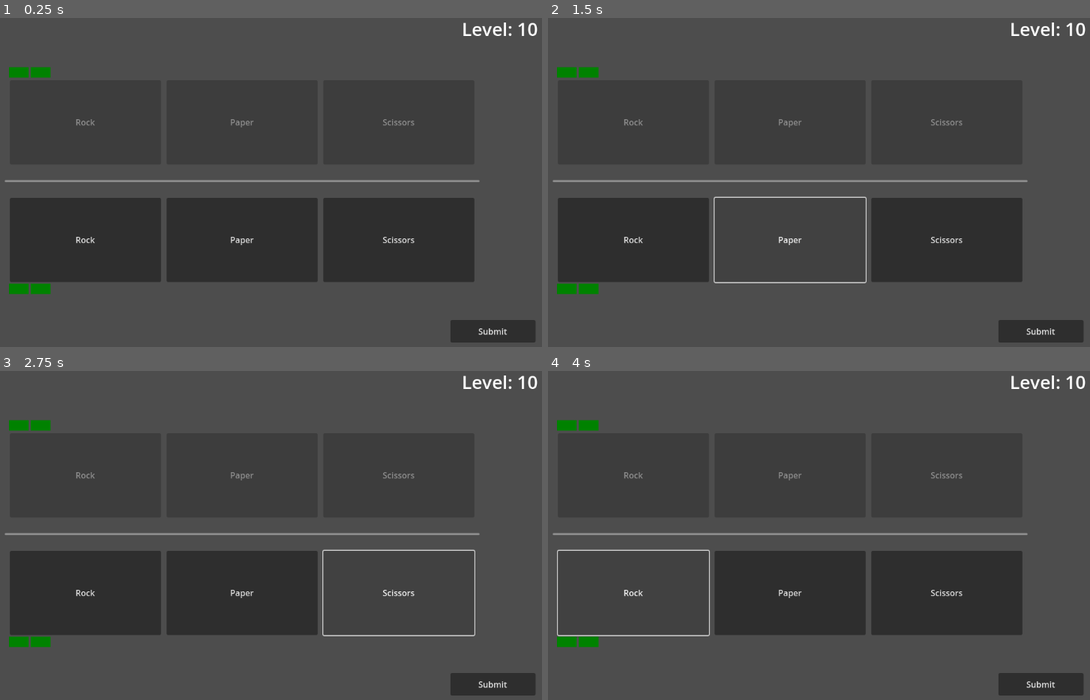
Above: before the commit, frames 1-4 (two rows, left to right).
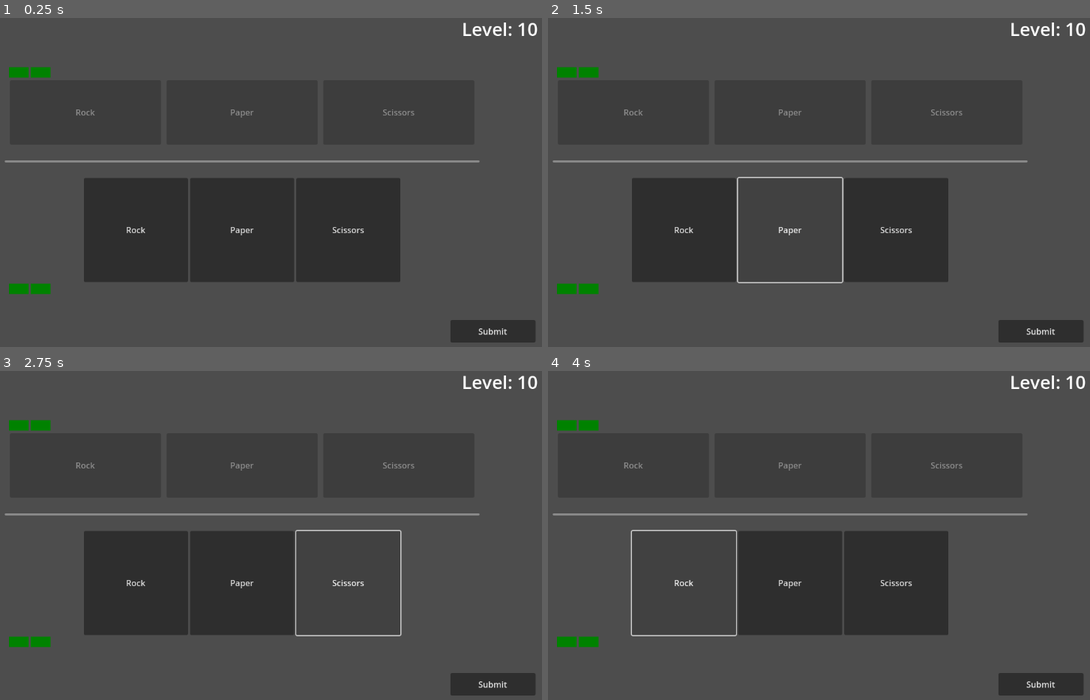
Above: after the commit, the same moments.

Repository: RemediaV/RPSProject
Game: Godot game, scene res://Scenes/BattleScene.tscn
Two runs of this game, one before a commit and one after it. Both use one fixed random seed, a clock stepped at 60 frames per second and the inputs below.
Inputs:
- Up to frame 1 (0.25 s): no input
- Up to frame 2 (1.5 s): click "Rock" at 0.5 s; click "Paper" at 1.25 s
- Up to frame 3 (2.75 s): click "Scissors" at 2 s
- Up to frame 4 (4 s): click "Submit" at 2.75 s; click "Rock" at 3.5 s

The runs differ from the first frame. In frame 1, 12% of the frame differs, in the area x 0-89%, y 27-81%; in frame 2, 12%; in frame 3, 8.1%; in frame 4, 8.1%.

Commit message:
Adding Player Logic
Not a whole lot of time today, made time make a player scene and game master node for control. Coded player logic
+Added Player Scene and Script
+Added game master node
+Reworked formatting in the way the player buttons are displayed.
+Added scripts to store a selected input 
+Added script to store selected input as submitted once the submit button is pressed.

Diff:
--- a/Scenes/BattleScene.tscn
+++ b/Scenes/BattleScene.tscn
@@ -1,4 +1,7 @@
-[gd_scene load_steps=2 format=3 uid="uid://diebh02lc8gor"]
+[gd_scene load_steps=4 format=3 uid="uid://diebh02lc8gor"]
+
+[ext_resource type="PackedScene" uid="uid://bhknls0v2kyts" path="res://Scenes/player.tscn" id="1_12f34"]
+[ext_resource type="Script" uid="uid://b34q2gwoubj1j" path="res://Scripts/game_master.gd" id="2_hip74"]
 
 [sub_resource type="StyleBoxEmpty" id="StyleBoxEmpty_mgnae"]
 
@@ -56,32 +59,9 @@
 value = 100.0
 show_percentage = false
 
-[node name="Player" type="MarginContainer" parent="RPSField/Seperator"]
+[node name="Player" parent="RPSField/Seperator" instance=ExtResource("1_12f34")]
+unique_name_in_owner = true
 layout_mode = 2
-size_flags_vertical = 3
-theme_override_constants/margin_left = 10
-theme_override_constants/margin_top = 10
-theme_override_constants/margin_right = 10
-theme_override_constants/margin_bottom = 10
-
-[node name="PlayerRPSSeperator" type="HBoxContainer" parent="RPSField/Seperator/Player"]
-layout_mode = 2
-theme_override_constants/separation = 11
-
-[node name="Rock" type="Button" parent="RPSField/Seperator/Player/PlayerRPSSeperator"]
-layout_mode = 2
-size_flags_horizontal = 3
-text = "Rock"
-
-[node name="Paper" type="Button" parent="RPSField/Seperator/Player/PlayerRPSSeperator"]
-layout_mode = 2
-size_flags_horizontal = 3
-text = "Paper"
-
-[node name="Scissors" type="Button" parent="RPSField/Seperator/Player/PlayerRPSSeperator"]
-layout_mode = 2
-size_flags_horizontal = 3
-text = "Scissors"
 
 [node name="LevelIndicator" type="RichTextLabel" parent="."]
 offset_left = 976.0
@@ -127,6 +107,7 @@
 color = Color(0, 0.50980395, 0, 1)
 
 [node name="Submit" type="Button" parent="."]
+unique_name_in_owner = true
 offset_left = 976.0
 offset_top = 592.0
 offset_right = 1139.5565
@@ -134,3 +115,7 @@
 theme_override_styles/focus = SubResource("StyleBoxEmpty_mgnae")
 text = "Submit
 "
+
+[node name="GameMaster" type="Node" parent="."]
+unique_name_in_owner = true
+script = ExtResource("2_hip74")
--- /dev/null
+++ b/Scenes/RPSCompnents/papercomponent.tscn
@@ -0,0 +1,5 @@
+[gd_scene format=3 uid="uid://y5t15ysnhgmt"]
+
+[node name="PaperComponent" type="Button"]
+custom_minimum_size = Vector2(200, 200)
+text = "Paper"
--- /dev/null
+++ b/Scenes/RPSCompnents/rockcomponent.tscn
@@ -0,0 +1,8 @@
+[gd_scene load_steps=2 format=3 uid="uid://ce131iq7dexgd"]
+
+[ext_resource type="Script" uid="uid://ctoirifiyl7bg" path="res://Scripts/RPSComponentClasses/rockcomponent.gd" id="1_nqi48"]
+
+[node name="RockComponent" type="Button"]
+custom_minimum_size = Vector2(200, 200)
+text = "Rock"
+script = ExtResource("1_nqi48")
--- /dev/null
+++ b/Scenes/RPSCompnents/scissorscomponent.tscn
@@ -0,0 +1,5 @@
+[gd_scene format=3 uid="uid://c54cmr4ngd52e"]
+
+[node name="ScissorsComponent" type="Button"]
+custom_minimum_size = Vector2(200, 200)
+text = "Scissors"
--- /dev/null
+++ b/Scenes/player.tscn
@@ -0,0 +1,14 @@
+[gd_scene load_steps=2 format=3 uid="uid://bhknls0v2kyts"]
+
+[ext_resource type="Script" uid="uid://7djeflqveph8" path="res://Scripts/player.gd" id="1_v0iea"]
+
+[node name="Player" type="MarginContainer"]
+theme_override_constants/margin_left = 10
+theme_override_constants/margin_top = 10
+theme_override_constants/margin_right = 10
+theme_override_constants/margin_bottom = 10
+script = ExtResource("1_v0iea")
+
+[node name="PlayerRPSSeperator" type="HBoxContainer" parent="."]
+layout_mode = 2
+alignment = 1
--- /dev/null
+++ b/Scripts/game_master.gd
@@ -0,0 +1,16 @@
+extends Node
+
+#All component preload
+var RockComponent = preload("res://Scenes/RPSCompnents/rockcomponent.tscn")
+var PaperComponent = preload("res://Scenes/RPSCompnents/papercomponent.tscn")
+var ScissorsComponent = preload("res://Scenes/RPSCompnents/scissorscomponent.tscn")
+var p1_submitted: Object = null
+
+func _ready() -> void:
+	var p1 = %Player
+	%Submit.pressed.connect(_on_submit_pressed.bind(p1))
+
+
+func _on_submit_pressed(p1: Object):
+	p1_submitted = p1.selected
+	print(p1_submitted)
--- /dev/null
+++ b/Scripts/player.gd
@@ -0,0 +1,28 @@
+extends MarginContainer
+
+var selected: Object = null
+
+func _ready() -> void:
+	var gm = %GameMaster
+
+	var rock_instance = gm.RockComponent.instantiate()
+	var paper_instance = gm.PaperComponent.instantiate()
+	var scissors_instance = gm.ScissorsComponent.instantiate()
+
+	var list_of_available_RPS = []
+
+
+	get_child(0).add_child(rock_instance)
+	get_child(0).add_child(paper_instance)
+	get_child(0).add_child(scissors_instance)
+
+	#List for easy access to components for upgrades/changes
+	for child in get_child(0).get_children():
+		list_of_available_RPS.append(child)
+		list_of_available_RPS.back().pressed.connect(_on_RPS_select.bind(child))
+
+
+
+
+func _on_RPS_select(childObj):
+	selected = childObj
Not shown, added: Scripts/game_master.gd.uid
Not shown, added: Scripts/player.gd.uid
